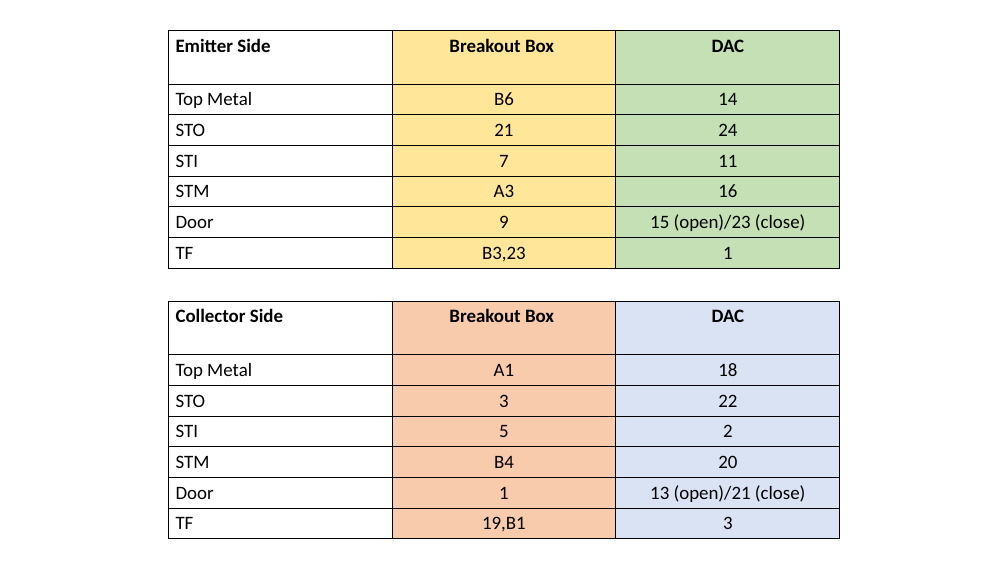
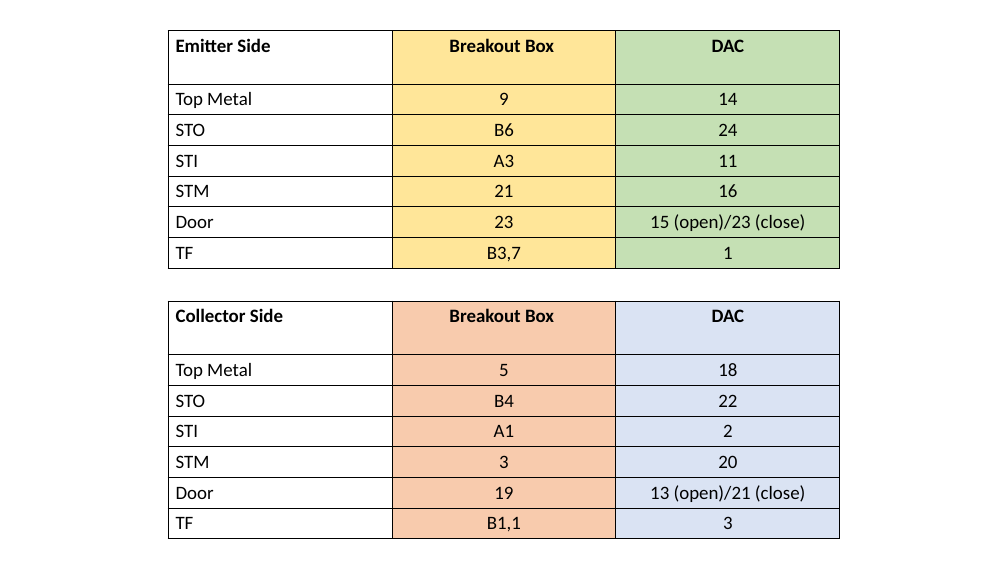
Before and after one commit to eelyon/LyonLabCodebase, a slide deck: slide 8 of matlabMeas/TiffanyMeasurementFunctions/IDC/ConnectionLayout.pptx (slide 7 before the commit). Drawn at 1008x567 pixels with LibreOffice and Linux fonts; fonts in the diff are those of the drawing. Boxes give left, top, right and bottom in pixels: in the first picture for what was removed or moved away, otherwise in the second. Text is boxed around its words. In the diff, an @@ line names an element or a change of style, - is before the commit and + after.

```diff
--- a/matlabMeas/TiffanyMeasurementFunctions/IDC/ConnectionLayout.pptx
+++ b/matlabMeas/TiffanyMeasurementFunctions/IDC/ConnectionLayout.pptx
@@ table at box(168, 30, 839, 267) @@
-row 2, column 2: B6
+row 2, column 2: 9
-row 3, column 2: 21
+row 3, column 2: B6
-row 4, column 2: 7
+row 4, column 2: A3
-row 5, column 2: A3
+row 5, column 2: 21
-row 6, column 2: 9
+row 6, column 2: 23
-row 7, column 2: B3,23
+row 7, column 2: B3,7
@@ table at box(168, 301, 839, 538) @@
-row 2, column 2: A1
+row 2, column 2: 5
-row 3, column 2: 3
+row 3, column 2: B4
-row 4, column 2: 5
+row 4, column 2: A1
-row 5, column 2: B4
+row 5, column 2: 3
-row 6, column 2: 1
+row 6, column 2: 19
-row 7, column 2: 19,B1
+row 7, column 2: B1,1
```
Also in this commit, not shown: 3 other slides changed, 3 slides added.
